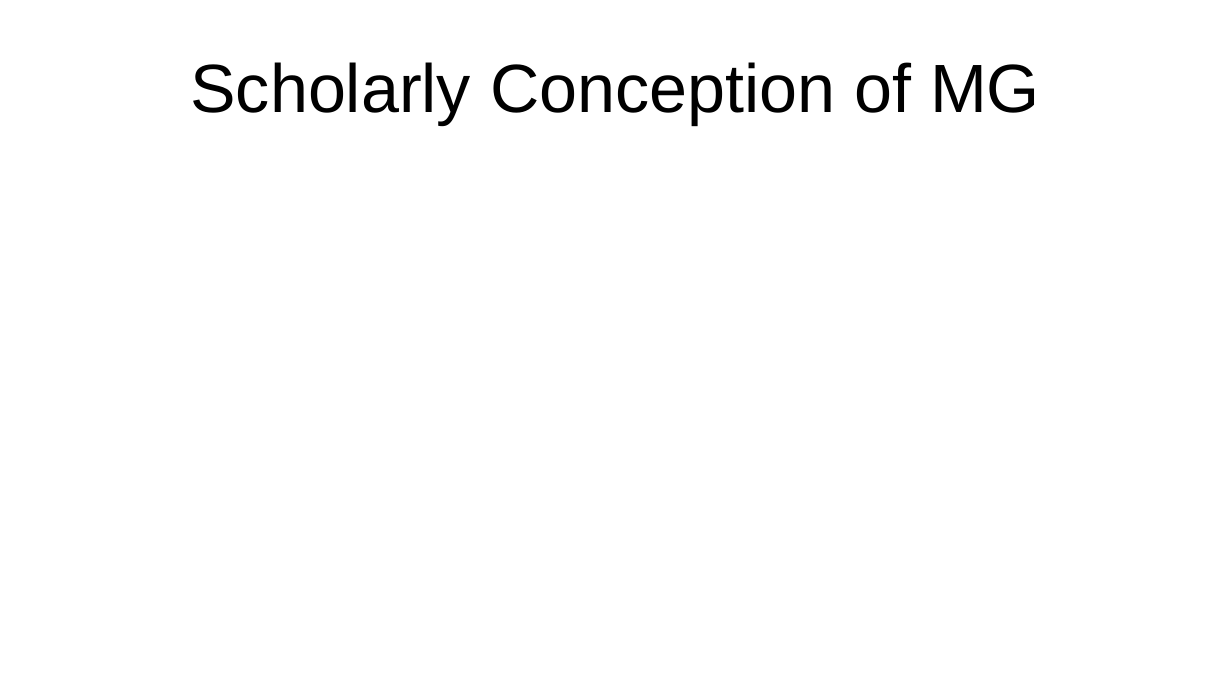
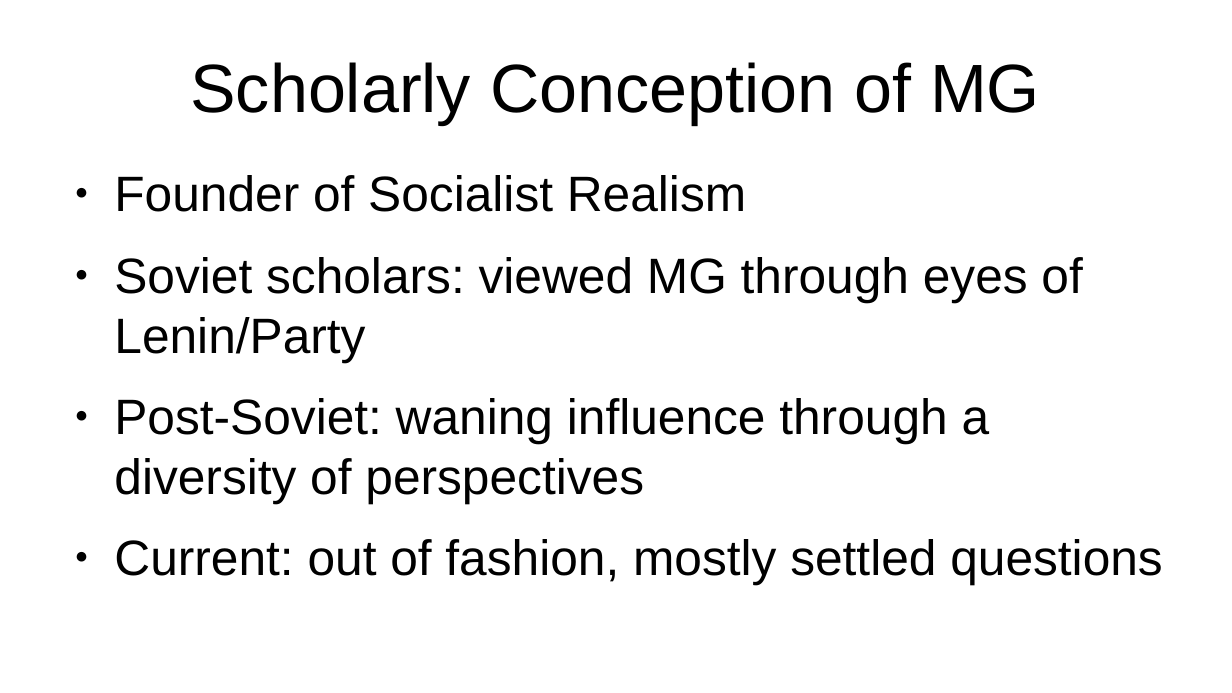
Before and after one commit to kollektivminds/russian-literary-bible, a slide deck: slide 10 of draft/pres.pptx (slide 8 before the commit). Drawn at 1232x693 pixels with LibreOffice and Linux fonts; fonts in the diff are those of the drawing. Boxes give left, top, right and bottom in pixels: in the first picture for what was removed or moved away, otherwise in the second. Text is boxed around its words. In the diff, an @@ line names an element or a change of style, - is before the commit and + after.

```diff
--- a/draft/pres.pptx
+++ b/draft/pres.pptx
@@ text added at (114, 175, 1163, 585), 32 pt, text #000000 @@
+● Founder of Socialist Realism
+● Soviet scholars: viewed MG through eyes of Lenin/Party
+● Post-Soviet: waning influence through a diversity of perspectives
+● Current: out of fashion, mostly settled questions
```
Also in this commit, not shown: 6 other slides changed, 7 slides added, 6 other files.
